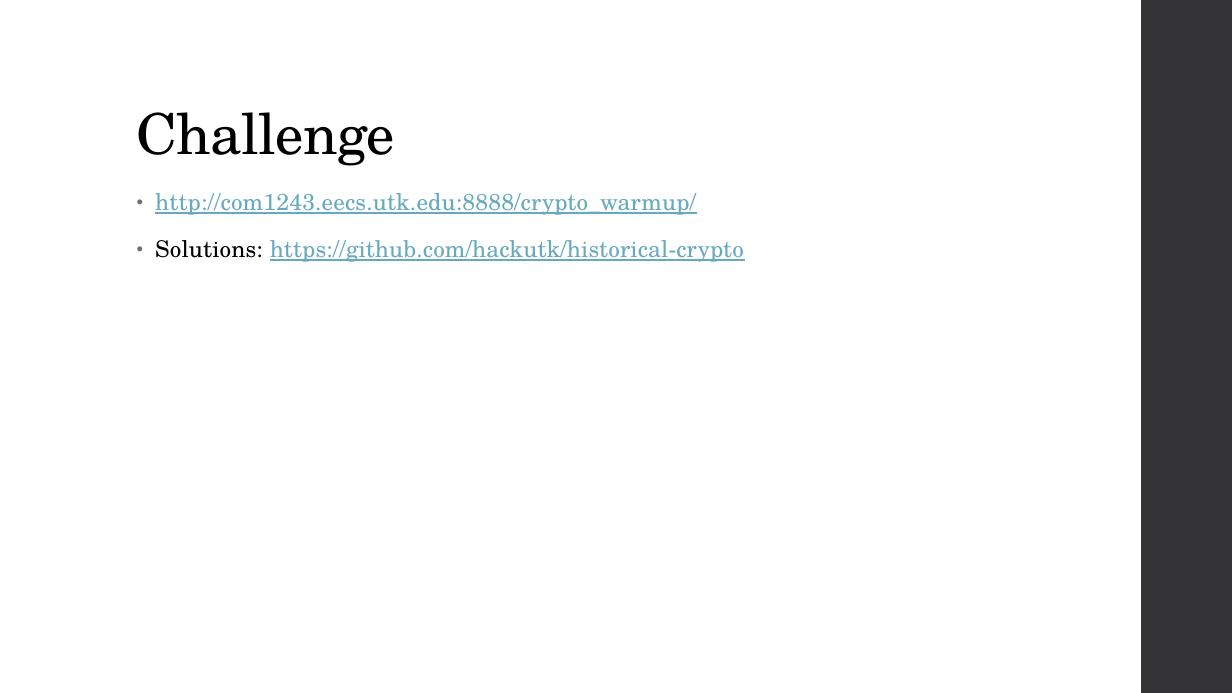
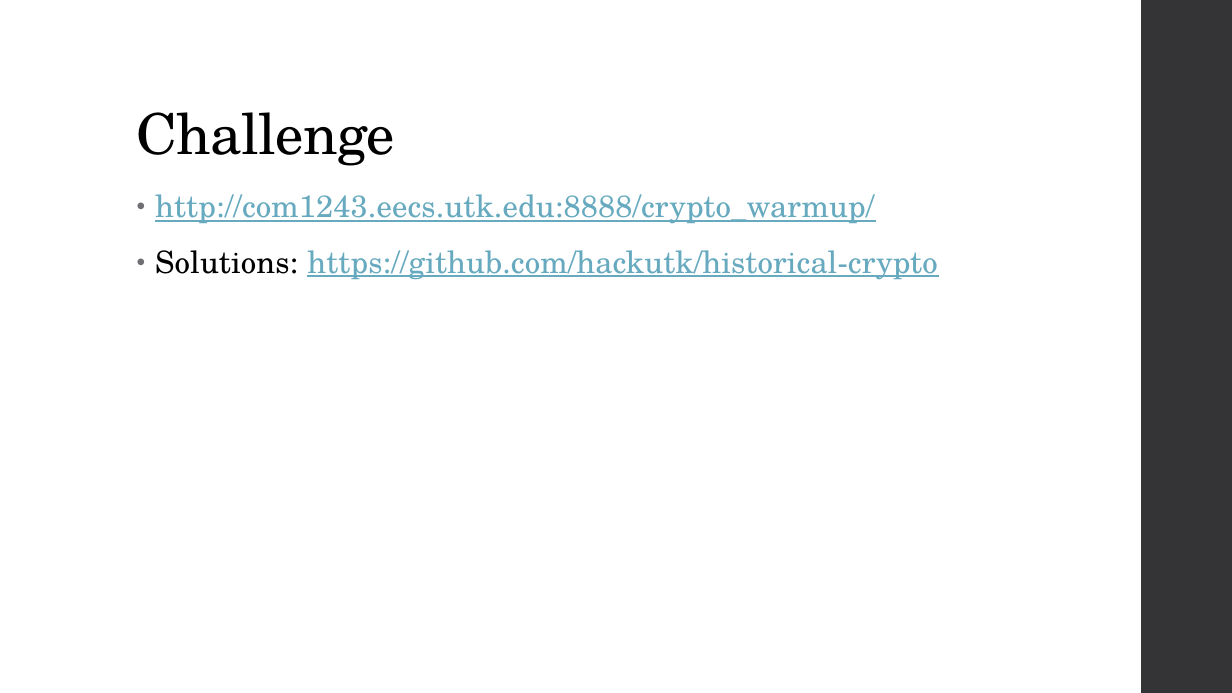
Before and after one commit to hackutk/historical-crypto, a slide deck: slide 10 of Crypto-101.pptx. Drawn at 1232x693 pixels with LibreOffice and Linux fonts; fonts in the diff are those of the drawing. Boxes give left, top, right and bottom in pixels: in the first picture for what was removed or moved away, otherwise in the second. Text is boxed around its words. In the diff, an @@ line names an element or a change of style, - is before the commit and + after.

```diff
--- a/Crypto-101.pptx
+++ b/Crypto-101.pptx
@@ text "http://com1243.eecs.utk.edu:8888/crypto_warmup/" at <box>155,194,937,280</box>: size 18 to 24 pt @@
```
Also in this commit, not shown: 1 other slide changed.
